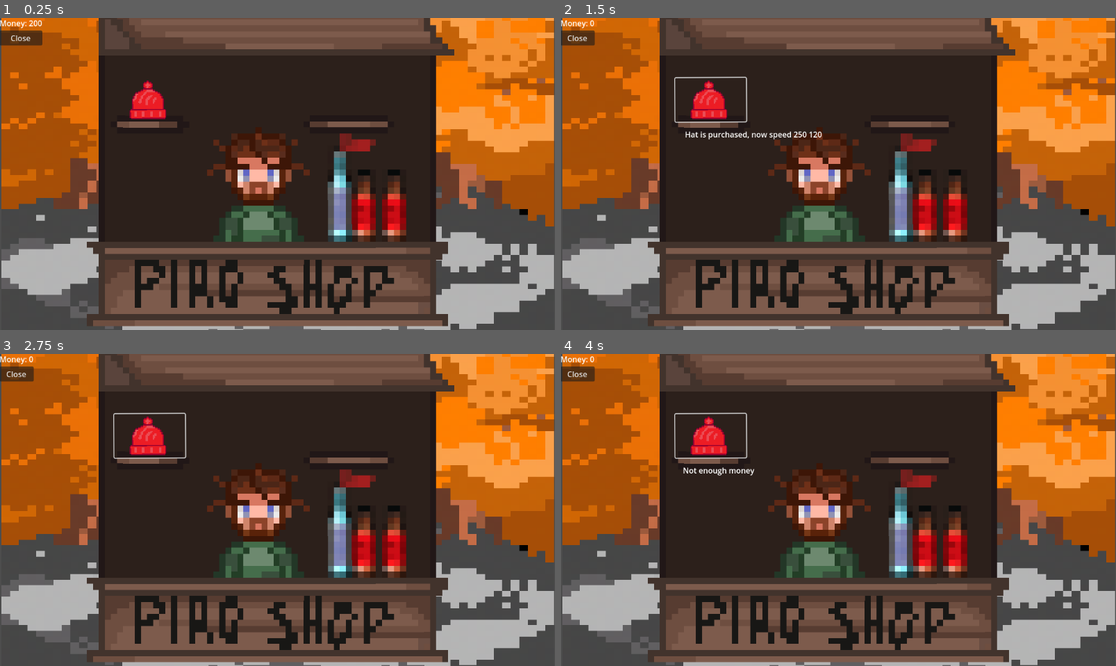
Above: before the commit, frames 1-4 (two rows, left to right).
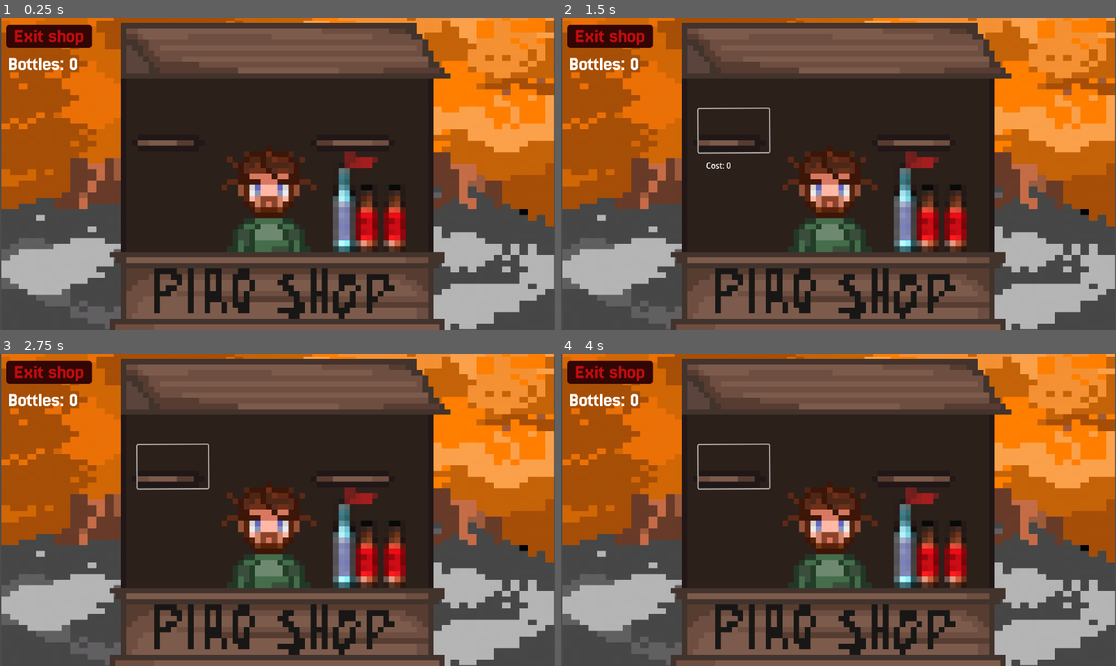
Above: after the commit, the same moments.

Repository: KirillMitjurin/gamejam2025scratch
Game: Godot game, scene res://scenes/shopUI.tscn
The game is run twice, just before and just after one commit, with the same random seed, the same clock (stepped at 60 frames per second) and the same inputs. This scene is started directly instead of the project's main scene.
Inputs (mouse positions are in pixels of both pictures, inside the frame that each line leads up to; where the layout moved, square brackets give the same spot in the first picture):
- Up to frame 1 (0.25 s): no input
- Up to frame 2 (1.5 s): click (733, 130) [710, 99] at 0.5 s; click (733, 130) [710, 99] at 1.25 s
- Up to frame 3 (2.75 s): tap Enter at 2 s; move the mouse to (399, 494) at 2.02 s; hold Right (ui_right) from 2.03 s (still down)
- Up to frame 4 (4 s): tap Space at 2.75 s; move the mouse to (727, 525) at 2.77 s; release Right (ui_right) at 2.78 s; hold Down (ui_down) 2.78-3.53 s; tap Enter at 3.5 s; move the mouse to (894, 441) at 3.52 s; hold Right (ui_right) from 3.53 s (still down)

The runs differ from the first frame. In frame 1, 30% of the frame differs, in the area x 0-82%, y 0-100%; in frame 2, 30%; in frame 3, 30%; in frame 4, 30%.

Commit message:
lamp commit

Diff:
--- a/art/MCsprites/back/playerData.gd
+++ /dev/null
@@ -1,11 +0,0 @@
-extends Node
-
-var speed := 200
-var money := 200
-var bottles := 0
-var heat := 100
-
-var upgrades = {
-	"speed": 0,
-	"heat": 0
-}
--- a/objects/player/player.gd
+++ b/objects/player/player.gd
@@ -2,12 +2,15 @@
 
 @export var hud: PlayerHud
 
-@export_range(0, 200)var speed = 200.0
+@export_range(0, 200) var base_speed = 150.0
+@onready var speed = base_speed * PlayerData.speed
+
 var anim
 @onready var local_hotness = PlayerData.heat
 @onready var player_sprite : AnimatedSprite2D = $PlayerSprite2D
 @onready var heat_bar = $player
 
+func _re
 
 func _physics_process(delta: float) -> void:
 
--- a/objects/player/player_hud.gd
+++ b/objects/player/player_hud.gd
@@ -5,6 +5,8 @@
 @export var temperature_bar: Label
 @onready var heat_bar = $temp/ProgressBar
 
+func _ready():
+	bottle_counter.text = str(PlayerData.bottles)
 
 func update_bottle_count():
 	bottle_counter.text = str(PlayerData.bottles)
--- a/project.godot
+++ b/project.godot
@@ -21,7 +21,7 @@
 
 [autoload]
 
-PlayerData="*res://art/MCsprites/back/playerData.gd"
+PlayerData="*res://script/playerData.gd"
 SfxPlayer="*res://audio/tech/global_sfx_player.gd"
 
 [input]
--- a/scenes/ItemButton.gd
+++ b/scenes/ItemButton.gd
@@ -1,13 +1,14 @@
 extends Button
+class_name ShopItem
 
-@export var item_name = ""
-@export var price = 0
-@export var speed_bonus = 0
-@export var heat_bonus = 0
+@export var item_name = "Item"
+@export var cost = 0
+@export var speed_bonus_percent = 0
+@export var heat_bonus_percent = 0
 
 @export var message_label: Label
 @export var shop_ui: Control
-
+@export var next_item: ShopItem
 
 
 func _ready():
@@ -17,24 +18,23 @@
 
 
 func _on_hover():
-	if message_label:
-		message_label.text = "name: %s, price: %d" % [item_name, price]
+	message_label.text = "Cost: %d" % [cost]
 
 func _on_hover_exit():
-	if message_label:
-		message_label.text = ""
+	message_label.text = ""
 
 func _on_pressed():
-	if PlayerData.money >= price:
-		PlayerData.money -= price
-		PlayerData.speed += speed_bonus
-		PlayerData.heat += heat_bonus
-		if message_label:
-			message_label.text = " %s is purchased, now speed %d %d" % [item_name, PlayerData.speed, PlayerData.heat]
+	if PlayerData.bottles >= cost:
+		PlayerData.bottles -= cost
 
+		if (speed_bonus_percent != 0):
+			PlayerData.speed_multiplier = 1 + speed_bonus_percent / 100.0;
+			message_label.text = "%s purchased! New speed: %d%" % [item_name, (100 + speed_bonus_percent)]
+		if (heat_bonus_percent != 0):
+			PlayerData.heat_multiplier = 1 + heat_bonus_percent / 100.0;
+			message_label.text = "%s purchased! New speed: %d%" % [item_name, (100 + heat_bonus_percent)]
 
 		if shop_ui:
 			shop_ui.update_ui()
 	else:
-		if message_label:
-			message_label.text = "Not enough money"
+		message_label.text = "Not enough money"
--- a/scenes/shopUI.gd
+++ b/scenes/shopUI.gd
@@ -1,16 +1,14 @@
 extends Control
 
 
-@onready var label_money = $VBoxContainer/MoneyLabel
-@onready var label_message = $VBoxContainer/LabelMessage
-@onready var speed_cost_label = $VBoxContainer/HBoxContainer/VBoxContainerSpeed/LabelCost
-@onready var capacity_cost_label = $VBoxContainer/HBoxContainer/VBoxContainerCapacity/LabelCost
+@onready var label_money = $MoneyLabel
+@onready var label_message = $LabelMessage
 
 func _ready():
 	update_ui()
 
 func update_ui():
-	label_money.text = "Money: %d" %PlayerData.money
+	label_money.text = "Bottles: %d" %PlayerData.bottles
 
 func _on_close_button_pressed():
 	get_tree().change_scene_to_file("res://scenes/player_test.tscn")
--- a/scenes/shopUI.tscn
+++ b/scenes/shopUI.tscn
@@ -1,10 +1,11 @@
-[gd_scene load_steps=6 format=3 uid="uid://cjdh0ma1mpsev"]
+[gd_scene load_steps=7 format=3 uid="uid://cjdh0ma1mpsev"]
 
 [ext_resource type="Script" uid="uid://bv2p2w0pt4on1" path="res://scenes/shopUI.gd" id="1_1lkux"]
 [ext_resource type="Texture2D" uid="uid://bsutfxmc1lqdi" path="res://art/backgound shop.png" id="2_4kgi4"]
+[ext_resource type="Theme" uid="uid://kpg2hph0ht5c" path="res://themes/text.tres" id="3_8tgan"]
+[ext_resource type="PackedScene" uid="uid://gbhdubhtn76y" path="res://objects/UI/button.tscn" id="3_ojcbc"]
 [ext_resource type="Texture2D" uid="uid://cj65vpsg3j5d0" path="res://art/lavka22.png" id="4_4kgi4"]
 [ext_resource type="Script" uid="uid://c66bflkampn1p" path="res://scenes/ItemButton.gd" id="4_buaj4"]
-[ext_resource type="Texture2D" uid="uid://dbfaqq3cn2uo4" path="res://art/hat.png" id="5_ojcbc"]
 
 [node name="ShopUI" type="Control"]
 layout_mode = 3
@@ -27,20 +28,6 @@
 offset_bottom = 683.0
 texture = ExtResource("2_4kgi4")
 
-[node name="VBoxContainer" type="VBoxContainer" parent="."]
-layout_mode = 0
-offset_right = 40.0
-offset_bottom = 40.0
-alignment = 1
-
-[node name="MoneyLabel" type="Label" parent="VBoxContainer"]
-layout_mode = 2
-text = "Money: 0"
-
-[node name="closeButton" type="Button" parent="VBoxContainer"]
-layout_mode = 2
-text = "Close"
-
 [node name="TextureRect" type="TextureRect" parent="."]
 layout_mode = 1
 anchors_preset = -1
@@ -48,13 +35,13 @@
 anchor_top = 0.20600002
 anchor_right = 0.317
 anchor_bottom = 0.39100003
-offset_left = -99.416016
-offset_top = -267.488
-offset_right = 578.81604
-offset_bottom = 387.63196
+offset_left = -51.416016
+offset_top = -203.488
+offset_right = 570.81604
+offset_bottom = 395.63196
 texture = ExtResource("4_4kgi4")
 
-[node name="HBoxContainer" type="Button" parent="TextureRect" node_paths=PackedStringArray("message_label", "shop_ui")]
+[node name="HatItem" type="Button" parent="TextureRect" node_paths=PackedStringArray("message_label", "shop_ui")]
 layout_mode = 0
 offset_left = 69.0
 offset_top = 260.0
@@ -68,26 +55,38 @@
 flat = true
 script = ExtResource("4_buaj4")
 item_name = "Hat"
-price = 100
-speed_bonus = 25
-heat_bonus = 10
-message_label = NodePath("../hatMessageLabel")
+message_label = NodePath("ShopItemMessage")
 shop_ui = NodePath("../..")
 
-[node name="TextureRect" type="TextureRect" parent="TextureRect/HBoxContainer"]
+[node name="ShopItemMessage" type="Label" parent="TextureRect/HatItem"]
 layout_mode = 0
-offset_left = 28.99083
-offset_top = 3.039627
-offset_right = 68.99083
-offset_bottom = 43.039627
-scale = Vector2(2.0400004, 2.0400004)
-texture = ExtResource("5_ojcbc")
+offset_left = 15.399109
+offset_top = 100.86148
+offset_right = 134.39911
+offset_bottom = 171.86148
 
-[node name="hatMessageLabel" type="Label" parent="TextureRect"]
+[node name="MoneyLabel" type="Label" parent="."]
 layout_mode = 0
-offset_left = 85.0
-offset_top = 365.0
-offset_right = 204.0
-offset_bottom = 436.0
+offset_left = 18.0
+offset_top = 76.0
+offset_right = 163.0
+offset_bottom = 118.0
+theme = ExtResource("3_8tgan")
+text = "Bottles: 0"
 
-[connection signal="pressed" from="VBoxContainer/closeButton" to="." method="_on_close_button_pressed"]
+[node name="ExitShop" parent="." instance=ExtResource("3_ojcbc")]
+layout_mode = 1
+anchors_preset = 0
+anchor_left = 0.0
+anchor_top = 0.0
+anchor_right = 0.0
+anchor_bottom = 0.0
+offset_left = 17.0
+offset_top = 18.0
+offset_right = 189.0
+offset_bottom = 60.0
+grow_horizontal = 1
+grow_vertical = 1
+text = "Exit shop"
+
+[connection signal="pressed" from="ExitShop" to="." method="_on_close_button_pressed"]
--- a/script/playerData.gd
+++ b/script/playerData.gd
@@ -1,24 +1,11 @@
 extends Node
 
 
-var player_speed := 200
-var player_money := 0
-var player_bottles := 0
-var player_heat := 20
+var speed_multiplier = 1.0
+var heat_multiplier := 1.0
+var bottles := 0
 
 var upgrades = {
 	"speed": 0,
 	"heat": 0
 }
-
-func buy_upgrade(upgrade_name: String, cost:int, value_increase: int):
-	if player_money >= cost:
-		player_money -= cost
-		upgrades[upgrade_name] += 1
-		match upgrades:
-			"speed":
-				player_speed += value_increase
-			"heat":
-				player_heat += value_increase
-		return true
-	return false;
--- /dev/null
+++ b/themes/text.tres
@@ -0,0 +1,7 @@
+[gd_resource type="Theme" load_steps=2 format=3 uid="uid://kpg2hph0ht5c"]
+
+[ext_resource type="FontFile" uid="uid://usv2hcgtnrc8" path="res://themes/Jersey25.ttf" id="1_7pmjw"]
+
+[resource]
+Label/font_sizes/font_size = 41
+Label/fonts/font = ExtResource("1_7pmjw")
Not shown, removed: art/MCsprites/back/playerData.gd.uid
Binary file added: art/lamp.png
Not shown: 1 places in objects/UI/pause_menu.tscn that only renumber resources
